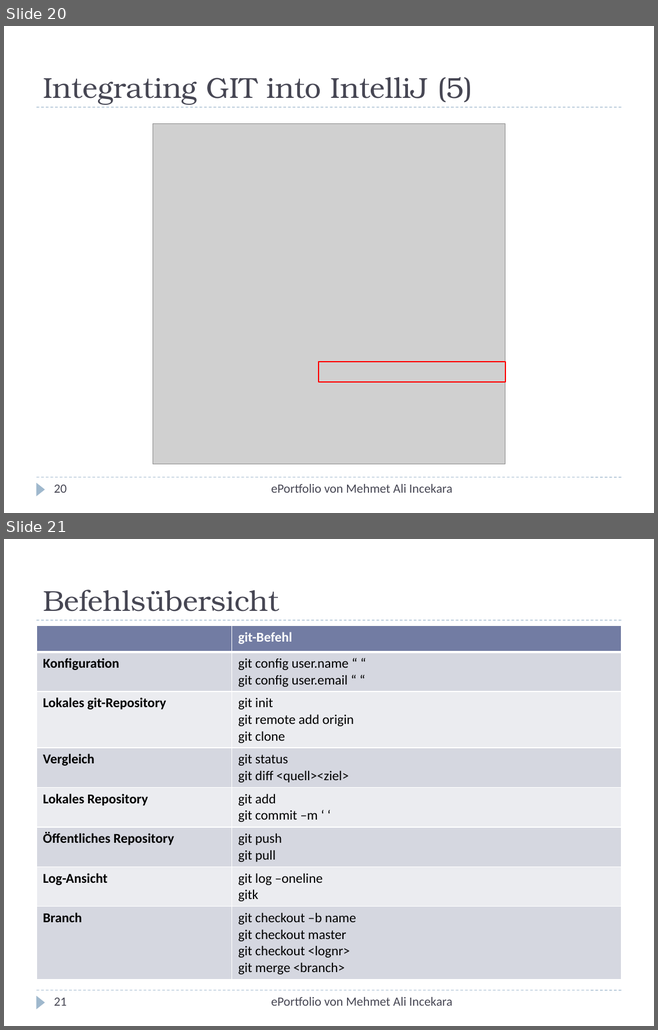
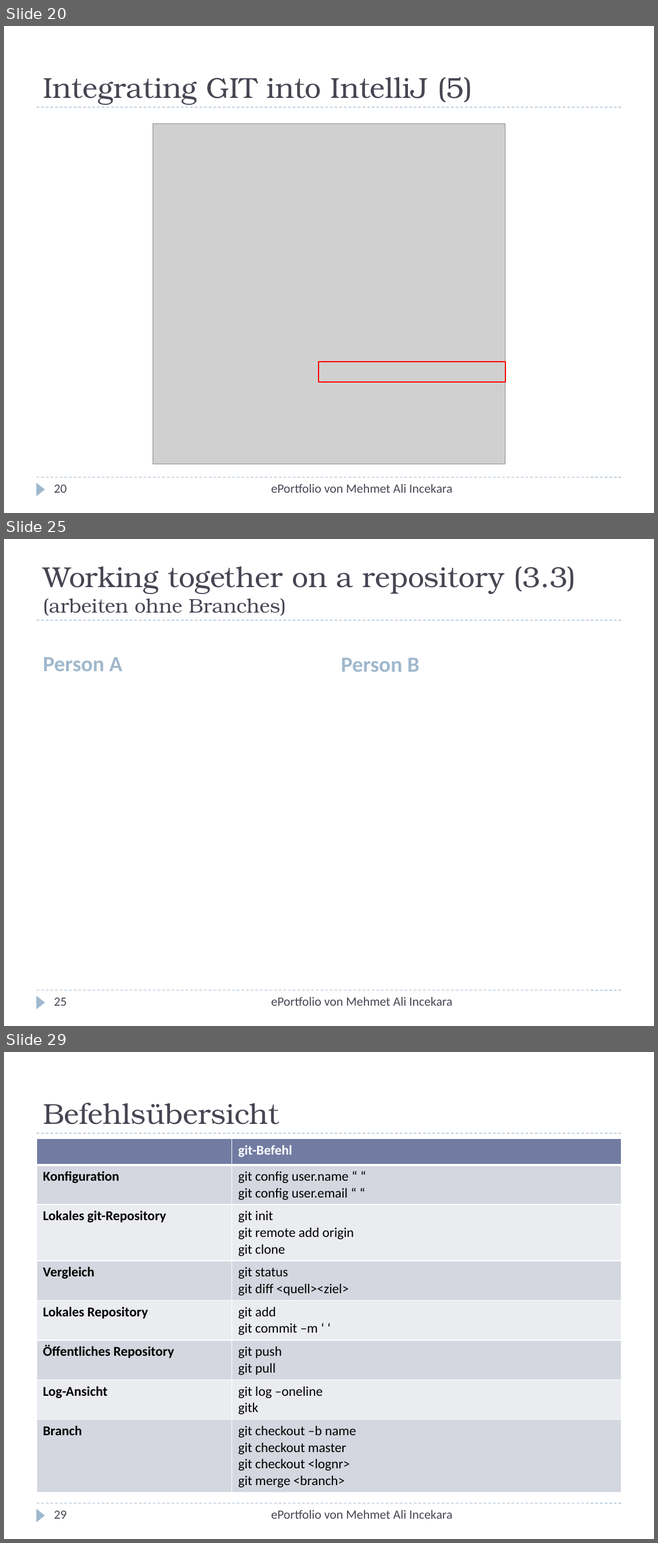
Before and after one commit to xnappy/ePortfolio, a slide deck: Tutorial.pptx. Shown one above the other, each under a label of ours: slides 20 and 21 before the commit, slides 20, 25 and 29 after it; the slides between them are not shown. The pictures are 658x1030 and 658x1543 pixels, drawn with LibreOffice and Linux fonts; fonts in the diff are those of the drawing; grey boxes stand for pictures. Boxes give left, top, right and bottom in pixels: in the first picture for what was removed or moved away, otherwise in the second. Text is boxed around its words. In the diff, an @@ line names an element or a change of style, - is before the commit and + after.

```diff
--- a/Tutorial.pptx
+++ b/Tutorial.pptx
@@ slide 25 added at [4,539,654,1026], background #FFFFFF; not listed: 3 template elements that a slide beside it also shows @@
@@ title added at [43,566,576,616], 32 pt, text #464653 @@
+Working together on a repository (3.3)
+(arbeiten ohne Branches)
@@ text added at [43,657,122,671], 24 pt, text #9FB8CD, bold @@
+Person A
@@ text added at [341,658,419,672], 24 pt, text #9FB8CD, bold @@
+Person B
@@ page number added at [54,998,67,1006], 14 pt, text #464653 @@
+25
@@ text added at [271,997,452,1006], 14 pt, text #464653 @@
+ePortfolio von Mehmet Ali Incekara
@@ what was slide 21 is now slide 29 @@
@@ page number at [54,1511,67,1519]: text changed @@
-21
+29
```
Also in this commit, not shown: 1 slide changed, 7 other slides added, 1 other file.
